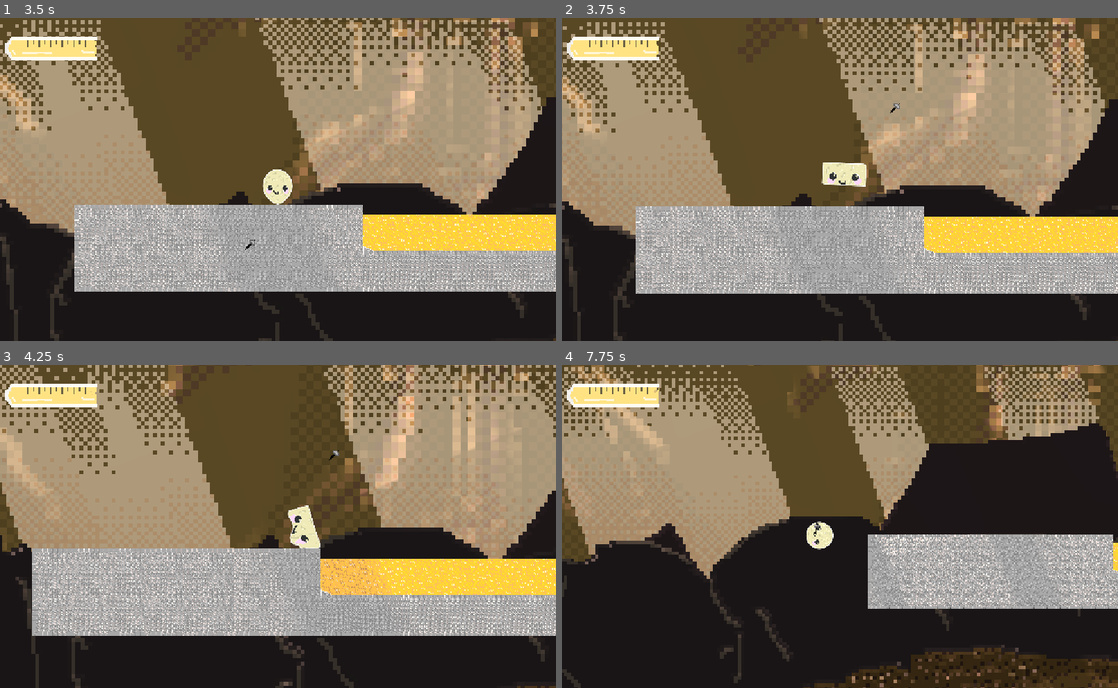
Above: before the commit, frames 1-4 (two rows, left to right).
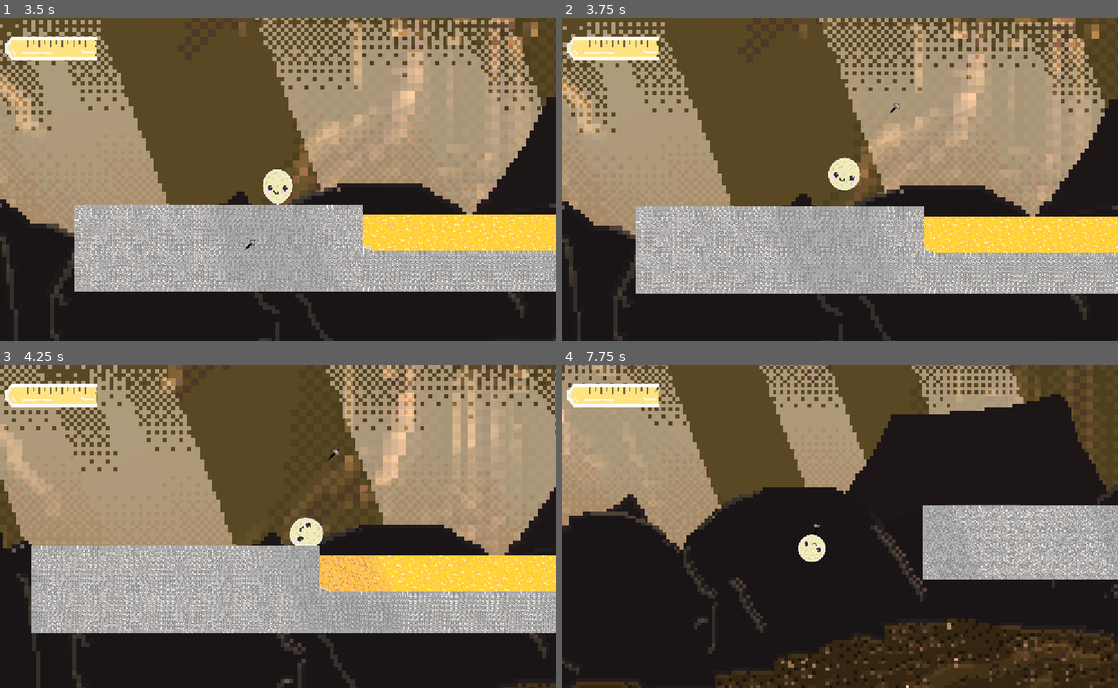
Above: after the commit, the same moments.

Repository: Yaheeha-Baheeha/rock-hard
Game: Godot game, scene res://menu.tscn
The game is run twice, just before and just after one commit, with the same random seed, the same clock (stepped at 60 frames per second) and the same inputs. Sound files missing from this copy of the repository are replaced by a short silence.
Inputs (mouse positions are in pixels of both pictures, inside the frame that each line leads up to):
- Up to frame 1 (3.5 s): click (278, 205) at 0.5 s; tap Enter (ui_accept) at 1.25 s; move the mouse to (400, 163) at 1.27 s; hold D (right) 1.28-2 s; hold S (crouch) 1.28-2 s; click (400, 163) at 1.42 s; tap Space (jump) at 1.52 s; click (211, 127) at 2 s; drag from (166, 195) to (250, 244) at 2.77 s
- Up to frame 2 (3.75 s): move the mouse to (895, 108) at 3.52 s; hold D (right) from 3.53 s (still down); tap T (test, bound only before the commit) at 3.6 s
- Up to frame 3 (4.25 s): keep holding D (right)
- Up to frame 4 (7.75 s): release D (right) at 4.25 s; drag from (812, 591) to (673, 478) at 4.27 s; move the mouse to (1006, 574) at 5.02 s; hold A (left) 5.03-5.75 s; hold Mouse wheel down (zoom out) 5.03-5.75 s; tap Space (jump) at 5.27 s; drag from (673, 478) to (756, 445) at 5.77 s; move the mouse to (867, 526) at 6.52 s; hold A (left) 6.53-7.25 s; tap 2 at 6.6 s; click (867, 526) at 6.67 s; drag from (756, 445) to (817, 529) at 7.27 s

Frame 1 is identical in both runs. In frame 2, 0.5% of the frame differs, in the area x 46-55%, y 43-54%; in frame 3, 22%; in frame 4, 46%, in the area x 0-100%, y 0-100%.

Commit message:
fixe icon

Diff:
--- a/ceramics/vertical_rigid_ceramic.tscn
+++ b/ceramics/vertical_rigid_ceramic.tscn
@@ -61,7 +61,7 @@
 
 [node name="Icon" type="Sprite2D" parent="." unique_id=1476510573]
 position = Vector2(-38, -29.5)
-scale = Vector2(0.524, 1.055)
+scale = Vector2(2.1249998, 4.2783866)
 texture = ExtResource("1_3vswo")
 
 [node name="SmashAnimationPlayer" type="AnimationPlayer" parent="." unique_id=982468144]
--- a/icon.svg
+++ b/icon.svg
@@ -1 +1,33 @@
-<svg xmlns="http://www.w3.org/2000/svg" width="128" height="128"><rect width="124" height="124" x="2" y="2" fill="#363d52" stroke="#212532" stroke-width="4" rx="14"/><g fill="#fff" transform="translate(12.322 12.322)scale(.101)"><path d="M105 673v33q407 354 814 0v-33z"/><path fill="#478cbf" d="m105 673 152 14q12 1 15 14l4 67 132 10 8-61q2-11 15-15h162q13 4 15 15l8 61 132-10 4-67q3-13 15-14l152-14V427q30-39 56-81-35-59-83-108-43 20-82 47-40-37-88-64 7-51 8-102-59-28-123-42-26 43-46 89-49-7-98 0-20-46-46-89-64 14-123 42 1 51 8 102-48 27-88 64-39-27-82-47-48 49-83 108 26 42 56 81zm0 33v39c0 276 813 276 814 0v-39l-134 12-5 69q-2 10-14 13l-162 11q-12 0-16-11l-10-65H446l-10 65q-4 11-16 11l-162-11q-12-3-14-13l-5-69z"/><path d="M483 600c0 34 58 34 58 0v-86c0-34-58-34-58 0z"/><circle cx="725" cy="526" r="90"/><circle cx="299" cy="526" r="90"/></g><g fill="#414042" transform="translate(12.322 12.322)scale(.101)"><circle cx="307" cy="532" r="60"/><circle cx="717" cy="532" r="60"/></g></svg>
+<?xml version="1.0" encoding="UTF-8"?>
+<svg version="1.1" xmlns="http://www.w3.org/2000/svg" width="32" height="32">
+<path d="M0 0 C10.56 0 21.12 0 32 0 C32 10.56 32 21.12 32 32 C21.44 32 10.88 32 0 32 C0 21.44 0 10.88 0 0 Z " fill="#E69D5E" transform="translate(0,0)"/>
+<path d="M0 0 C10.56 0 21.12 0 32 0 C32 3.3 32 6.6 32 10 C29.75 11.9375 29.75 11.9375 27 13 C26.34 13.5775 25.68 14.155 25 14.75 C23 16 23 16 20.25 15.6875 C19.5075 15.460625 18.765 15.23375 18 15 C17.67 15.66 17.34 16.32 17 17 C16.67 16.34 16.34 15.68 16 15 C8.85410664 15.55885023 8.85410664 15.55885023 3 19 C3 18.34 3 17.68 3 17 C2.01 16.67 1.02 16.34 0 16 C0 10.72 0 5.44 0 0 Z " fill="#EDAB74" transform="translate(0,0)"/>
+<path d="M0 0 C0.33 0.99 0.66 1.98 1 3 C1.99 2.67 2.98 2.34 4 2 C5 5 5 5 5 12 C-5.56 12 -16.12 12 -27 12 C-27 9.69 -27 7.38 -27 5 C-25.906875 4.690625 -24.81375 4.38125 -23.6875 4.0625 C-21.44592006 3.41662103 -19.2130649 2.7376883 -17 2 C-17 2.66 -17 3.32 -17 4 C-16.01 4.33 -15.02 4.66 -14 5 C-14 5.99 -14 6.98 -14 8 C-13.01 7.67 -12.02 7.34 -11 7 C-10.67 6.34 -10.34 5.68 -10 5 C-9.01 5 -8.02 5 -7 5 C-6.67 3.68 -6.34 2.36 -6 1 C-3.83125748 1.50603992 -2.00032373 1.99983813 0 3 C0 2.01 0 1.02 0 0 Z " fill="#AE6B39" transform="translate(27,20)"/>
+<path d="M0 0 C6.6 0 13.2 0 20 0 C20 0.99 20 1.98 20 3 C19.01 3.495 19.01 3.495 18 4 C17.67 4.99 17.34 5.98 17 7 C15.68 7 14.36 7 13 7 C11.97803008 7.97753644 10.98020375 8.9805881 10 10 C6.59815008 11.61140259 3.7680247 12.24639506 0 13 C0 8.71 0 4.42 0 0 Z " fill="#A66D42" transform="translate(0,0)"/>
+<path d="M0 0 C0.99 0.33 1.98 0.66 3 1 C3.33 1.99 3.66 2.98 4 4 C4.33 4 4.66 4 5 4 C5 5.65 5 7.3 5 9 C5.66 9.33 6.32 9.66 7 10 C6.01 10 5.02 10 4 10 C3.67 10.66 3.34 11.32 3 12 C2.67 11.34 2.34 10.68 2 10 C-5.14589336 10.55885023 -5.14589336 10.55885023 -11 14 C-11 13.34 -11 12.68 -11 12 C-11.99 11.67 -12.98 11.34 -14 11 C-13.875 9.125 -13.875 9.125 -13 7 C-9.82254537 5.61849799 -7.46877176 5 -4 5 C-3.67 4.01 -3.34 3.02 -3 2 C-2.01 1.34 -1.02 0.68 0 0 Z " fill="#E39C5C" transform="translate(14,5)"/>
+<path d="M0 0 C0.99 0 1.98 0 3 0 C3 4.95 3 9.9 3 15 C1.68 14.34 0.36 13.68 -1 13 C-2.3242287 12.63215869 -3.65613912 12.28797019 -5 12 C-4.34 10.68 -3.68 9.36 -3 8 C-4.98 8.33 -6.96 8.66 -9 9 C-9 8.34 -9 7.68 -9 7 C-9.66 7 -10.32 7 -11 7 C-11 6.34 -11 5.68 -11 5 C-9.39125 4.87625 -9.39125 4.87625 -7.75 4.75 C-3.63499999 3.927 -2.71493763 3.0058238 0 0 Z " fill="#CD9260" transform="translate(29,10)"/>
+<path d="M0 0 C0.78375 0.04125 1.5675 0.0825 2.375 0.125 C2.705 1.775 3.035 3.425 3.375 5.125 C-2.69939825 10.02653173 -2.69939825 10.02653173 -6.5625 10.4375 C-7.5834375 10.2828125 -7.5834375 10.2828125 -8.625 10.125 C-8.625 7.155 -8.625 4.185 -8.625 1.125 C-7.305 1.455 -5.985 1.785 -4.625 2.125 C-2.625 0.125 -2.625 0.125 0 0 Z " fill="#E29C60" transform="translate(8.625,14.875)"/>
+<path d="M0 0 C3.3 0 6.6 0 10 0 C10.33 1.32 10.66 2.64 11 4 C10.01 5.485 10.01 5.485 9 7 C8.34 7 7.68 7 7 7 C6.525625 7.495 6.05125 7.99 5.5625 8.5 C3.58797112 10.39554773 2.67440468 10 0 10 C0 6.7 0 3.4 0 0 Z " fill="#E89851" transform="translate(0,0)"/>
+<path d="M0 0 C0.66 0 1.32 0 2 0 C2 1.33333333 2 2.66666667 2 4 C2.2784375 4.9590625 2.2784375 4.9590625 2.5625 5.9375 C3 8 3 8 2 10 C-1.3 10 -4.6 10 -8 10 C-8 7.69 -8 5.38 -8 3 C-6.865625 2.690625 -5.73125 2.38125 -4.5625 2.0625 C-1.21224901 1.37075469 -1.21224901 1.37075469 0 0 Z " fill="#B57648" transform="translate(8,22)"/>
+<path d="M0 0 C0 0.99 0 1.98 0 3 C0.99 2.67 1.98 2.34 3 2 C3.33 1.34 3.66 0.68 4 0 C4.99 0 5.98 0 7 0 C7.66 -0.33 8.32 -0.66 9 -1 C9.625 0.75 9.625 0.75 10 3 C9.34 4.32 8.68 5.64 8 7 C4.37 7 0.74 7 -3 7 C-3.33 5.35 -3.66 3.7 -4 2 C-4.66 1.34 -5.32 0.68 -6 0 C-3 -1 -3 -1 0 0 Z " fill="#8D5833" transform="translate(13,25)"/>
+<path d="M0 0 C2.31 0 4.62 0 7 0 C7 2.31 7 4.62 7 7 C0.64102564 8.34516765 0.64102564 8.34516765 -2.4375 6.6875 C-4 5 -4 5 -4 3 C-2.68 2.67 -1.36 2.34 0 2 C0 1.34 0 0.68 0 0 Z " fill="#E5944D" transform="translate(25,0)"/>
+<path d="M0 0 C2.1875 3 2.1875 3 4 6 C2.1128125 5.9071875 2.1128125 5.9071875 0.1875 5.8125 C-3.16958979 5.76367078 -3.16958979 5.76367078 -6 7.5 C-6.495 8.2425 -6.495 8.2425 -7 9 C-7 8.34 -7 7.68 -7 7 C-7.99 6.67 -8.98 6.34 -10 6 C-9.875 4.125 -9.875 4.125 -9 2 C-5.82254537 0.61849799 -3.46877176 0 0 0 Z " fill="#F4AD74" transform="translate(10,10)"/>
+<path d="M0 0 C0.66 0 1.32 0 2 0 C4 2 4 2 4 5 C4.99 5 5.98 5 7 5 C6.67 5.99 6.34 6.98 6 8 C5.67 7.67 5.34 7.34 5 7 C4.67 7.66 4.34 8.32 4 9 C2.68 9 1.36 9 0 9 C0.185625 8.2575 0.37125 7.515 0.5625 6.75 C0.99203108 4.05009037 0.85122974 2.55368923 0 0 Z " fill="#D88E55" transform="translate(21,23)"/>
+<path d="M0 0 C1.125 1.75 1.125 1.75 2 4 C1.125 6.25 1.125 6.25 0 8 C-0.99 8 -1.98 8 -3 8 C-3 7.34 -3 6.68 -3 6 C-3.66 5.67 -4.32 5.34 -5 5 C-4.67 3.68 -4.34 2.36 -4 1 C-3.01 1 -2.02 1 -1 1 C-0.67 0.67 -0.34 0.34 0 0 Z " fill="#814D27" transform="translate(21,24)"/>
+<path d="M0 0 C0.33 0.66 0.66 1.32 1 2 C2.98 1.67 4.96 1.34 7 1 C7 2.32 7 3.64 7 5 C4.69 5.33 2.38 5.66 0 6 C0 4.02 0 2.04 0 0 Z " fill="#E7AB7A" transform="translate(0,19)"/>
+<path d="M0 0 C1.32 1.32 2.64 2.64 4 4 C3.67 4.66 3.34 5.32 3 6 C2.67 6 2.34 6 2 6 C1.67 6.66 1.34 7.32 1 8 C0.01 7.67 -0.98 7.34 -2 7 C-2.33 6.01 -2.66 5.02 -3 4 C-1.5625 1.8125 -1.5625 1.8125 0 0 Z " fill="#D58E58" transform="translate(15,21)"/>
+<path d="M0 0 C1 3 1 3 1 7 C0.01 7.66 -0.98 8.32 -2 9 C-2.66 8.34 -3.32 7.68 -4 7 C-3.8125 4.5 -3.8125 4.5 -3 2 C-2.01 1.34 -1.02 0.68 0 0 Z " fill="#EBA367" transform="translate(14,5)"/>
+<path d="M0 0 C2.31 0 4.62 0 7 0 C7 0.99 7 1.98 7 3 C6.01 3.495 6.01 3.495 5 4 C4.67 4.99 4.34 5.98 4 7 C3.67 6.01 3.34 5.02 3 4 C2.34 4 1.68 4 1 4 C0.67 2.68 0.34 1.36 0 0 Z " fill="#A7734C" transform="translate(13,0)"/>
+<path d="M0 0 C0.66 0.66 1.32 1.32 2 2 C4.60280568 1.67958603 4.60280568 1.67958603 7 1 C5.02 3.97 5.02 3.97 3 7 C2.67 6.34 2.34 5.68 2 5 C1.01 4.67 0.02 4.34 -1 4 C-0.67 2.68 -0.34 1.36 0 0 Z " fill="#E2A774" transform="translate(1,12)"/>
+<path d="M0 0 C0.53625 0.165 1.0725 0.33 1.625 0.5 C4.45886009 1.09660212 7.1119806 1.0656368 10 1 C10 1.99 10 2.98 10 4 C8.68 4.33 7.36 4.66 6 5 C6 4.34 6 3.68 6 3 C4.35 3 2.7 3 1 3 C0.67 2.01 0.34 1.02 0 0 Z " fill="#F0AF75" transform="translate(22,6)"/>
+<path d="M0 0 C2.475 0.495 2.475 0.495 5 1 C4.67 2.98 4.34 4.96 4 7 C3.01 7 2.02 7 1 7 C0.67 4.69 0.34 2.38 0 0 Z " fill="#E6A367" transform="translate(6,0)"/>
+<path d="M0 0 C2 1 4 2 6 3 C6 3.66 6 4.32 6 5 C3 6 3 6 0 6 C0 4.02 0 2.04 0 0 Z " fill="#E4A570" transform="translate(0,4)"/>
+<path d="M0 0 C2.64 0.66 5.28 1.32 8 2 C6.75 3.5 6.75 3.5 5 5 C3.68 5 2.36 5 1 5 C0.67 3.35 0.34 1.7 0 0 Z " fill="#754B26" transform="translate(0,16)"/>
+<path d="M0 0 C1.65 0.33 3.3 0.66 5 1 C4.01 2.485 4.01 2.485 3 4 C1.35 3.67 -0.3 3.34 -2 3 C-1.34 2.01 -0.68 1.02 0 0 Z " fill="#DF8D4E" transform="translate(22,17)"/>
+<path d="M0 0 C-0.33 0.99 -0.66 1.98 -1 3 C-4.5625 4.1875 -4.5625 4.1875 -8 5 C-7.67 3.68 -7.34 2.36 -7 1 C-2.25 0 -2.25 0 0 0 Z " fill="#EBB281" transform="translate(9,10)"/>
+<path d="M0 0 C0.66 0 1.32 0 2 0 C2.33 0.66 2.66 1.32 3 2 C5.52733235 2.65555119 5.52733235 2.65555119 8 3 C7.67 3.66 7.34 4.32 7 5 C4.69 4.67 2.38 4.34 0 4 C0 2.68 0 1.36 0 0 Z " fill="#E29F65" transform="translate(20,6)"/>
+<path d="M0 0 C0.99 0 1.98 0 3 0 C3 1.65 3 3.3 3 5 C1.68 5 0.36 5 -1 5 C-0.67 3.35 -0.34 1.7 0 0 Z " fill="#BF6B25" transform="translate(29,0)"/>
+<path d="M0 0 C2.97 0.495 2.97 0.495 6 1 C5.01 1.495 5.01 1.495 4 2 C4 2.66 4 3.32 4 4 C4.66 4.33 5.32 4.66 6 5 C5.01 5.33 4.02 5.66 3 6 C3 5.34 3 4.68 3 4 C2.34 4 1.68 4 1 4 C0.67 2.68 0.34 1.36 0 0 Z " fill="#693410" transform="translate(10,0)"/>
+<path d="M0 0 C0.99 0 1.98 0 3 0 C2.67 1.32 2.34 2.64 2 4 C0.35 4 -1.3 4 -3 4 C-1.6875 2 -1.6875 2 0 0 Z " fill="#774E2E" transform="translate(29,10)"/>
+<path d="M0 0 C1.65 0 3.3 0 5 0 C5 0.66 5 1.32 5 2 C3 4 3 4 0 5 C0 3.35 0 1.7 0 0 Z " fill="#E9A46C" transform="translate(20,0)"/>
+</svg>
--- a/project.godot
+++ b/project.godot
@@ -77,8 +77,7 @@
 }
 test={
 "deadzone": 0.2,
-"events": [Object(InputEventKey,"resource_local_to_scene":false,"resource_name":"","device":-1,"window_id":0,"alt_pressed":false,"shift_pressed":false,"ctrl_pressed":false,"meta_pressed":false,"pressed":false,"keycode":0,"physical_keycode":84,"key_label":0,"unicode":116,"location":0,"echo":false,"script":null)
-]
+"events": []
 }
 static={
 "deadzone": 0.2,
Not shown, changed: export_presets.cfg
